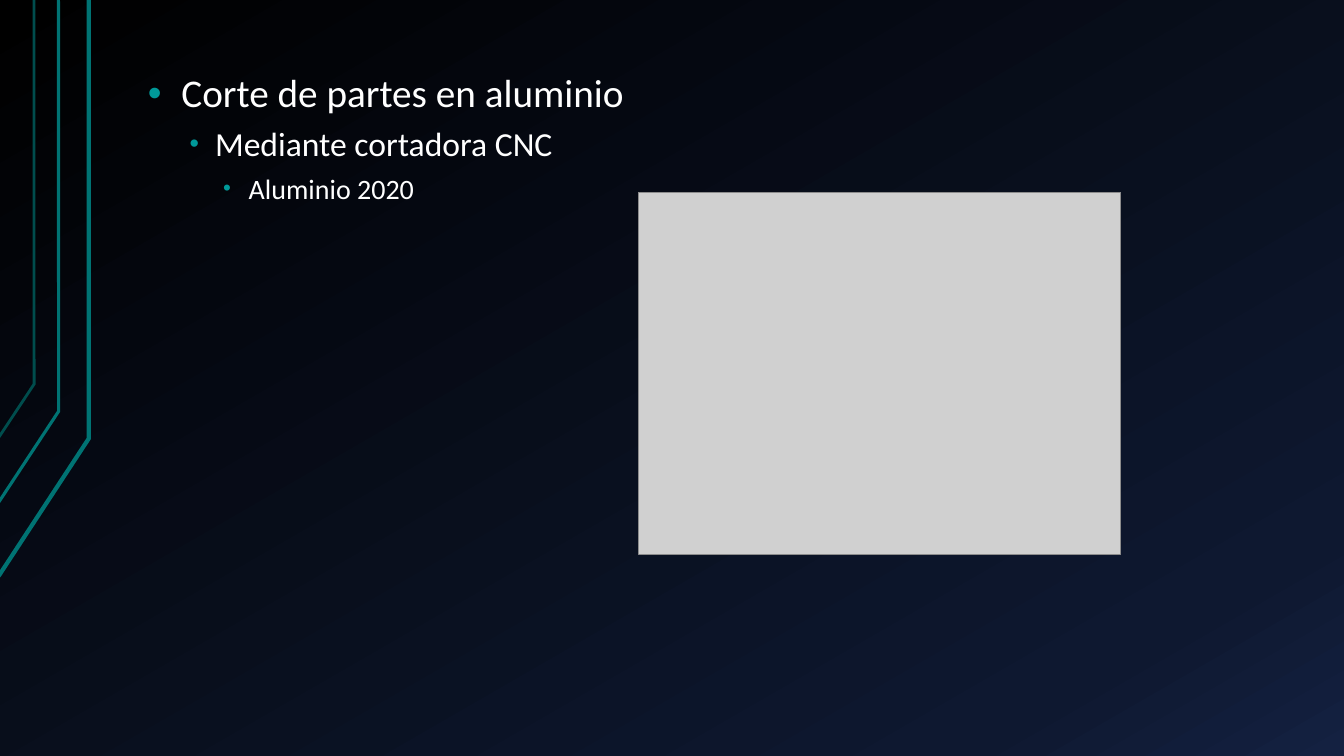
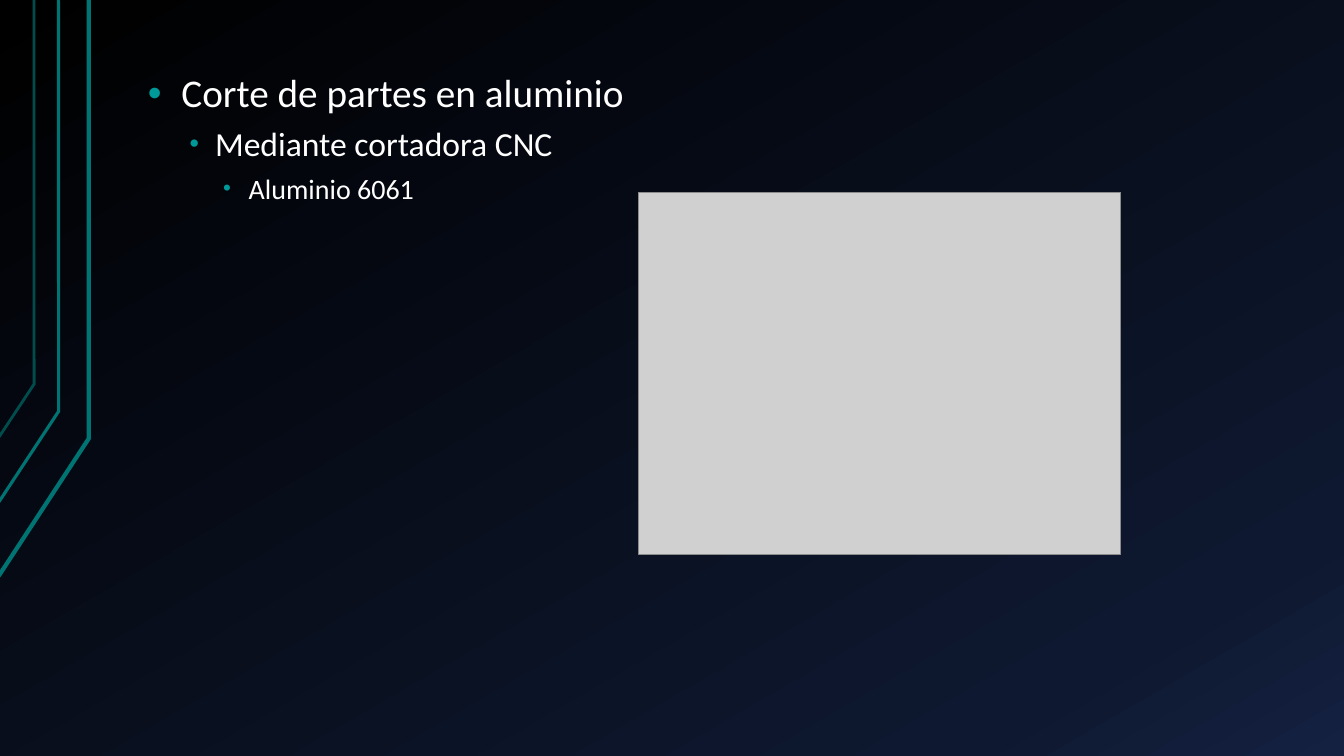
Before and after one commit to harrylisby/FLER, a slide deck: slide 8 of ppt_FLER.pptx. Drawn at 1344x756 pixels with LibreOffice and Linux fonts; fonts in the diff are those of the drawing; grey boxes stand for pictures. Boxes give left, top, right and bottom in pixels: in the first picture for what was removed or moved away, otherwise in the second. Text is boxed around its words. In the diff, an @@ line names an element or a change of style, - is before the commit and + after.

```diff
--- a/ppt_FLER.pptx
+++ b/ppt_FLER.pptx
@@ text at (249,179,414,200): text changed @@
-    • Aluminio 2020
+    • Aluminio 6061
```
Also in this commit, not shown: 5 other slides changed, 2 slides added.
